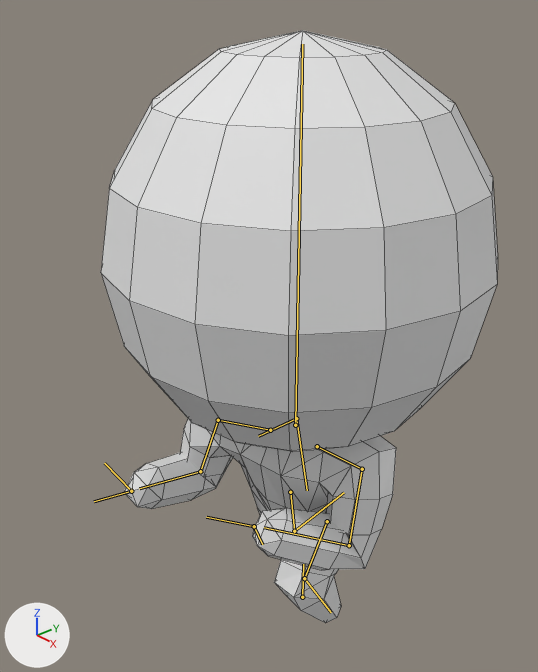
The Blender file LD 43 Project/Assets/Models/Character Parts/body.blend as it was, and as the next commit left it.
Both versions are drawn from a camera (50 mm lens) standing at (0.94, -0.908, 1.302) and looking at (-0.029, -0.079, 0.69). Every picture has the same lights, and +X, +Y and +Z are marked at lower left. Both versions are drawn at frame 1 of the action 'Jump'; the numbers are the values there. The bones that bend it are drawn over the model as lines. Mesh edges are drawn as thin lines.

Objects in the first picture: 'Circle', 'Reference Head'.
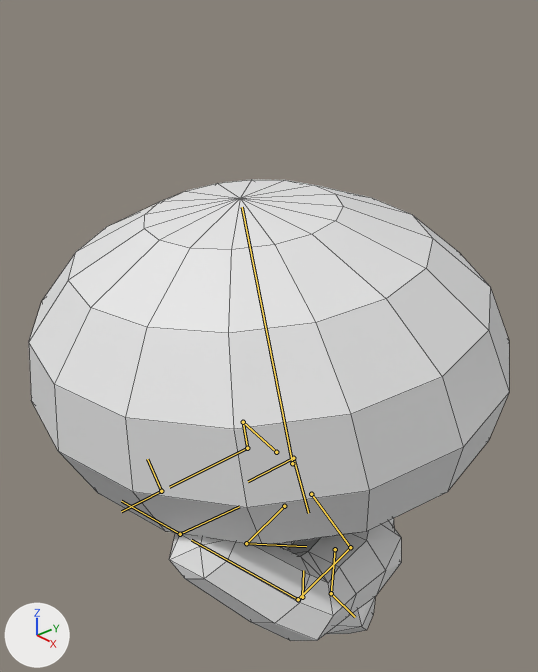
What differs and where, as boxes (x1, y1, x2, y2) in the pictures (538 x 672 px):
'Reference Head', posed (21% wider, 13% shorter)
    before: (101, 30, 498, 452)
    after: (29, 180, 509, 546)
'Circle', posed
    before: (124, 419, 396, 623)
    after: (169, 519, 401, 641)
bone 'Root', root to tip
    before: (302, 597) to (303, 564)
    after: (302, 597) to (303, 570)
bone 'Torso', root to tip
    before: (296, 418) to (307, 490)
    after: (293, 458) to (308, 513)
bone 'Shoulder_R', root to tip
    before: (270, 430) to (218, 420)
    after: (276, 452) to (243, 422)
bone 'Arm_R', root to tip
    before: (218, 420) to (200, 471)
    after: (243, 422) to (247, 448)
bone 'Forearm_R', root to tip
    before: (200, 471) to (139, 488)
    after: (247, 448) to (169, 487)
bone 'Thigh_R', root to tip
    before: (290, 492) to (294, 531)
    after: (284, 506) to (246, 543)
bone 'Shoulder_L', root to tip
    before: (317, 446) to (362, 469)
    after: (311, 494) to (350, 547)
bone 'Arm_L', root to tip
    before: (362, 469) to (349, 545)
    after: (350, 547) to (298, 599)
bone 'Forearm_L', root to tip
    before: (349, 545) to (264, 527)
    after: (298, 599) to (191, 540)
bone 'Thigh_L', root to tip
    before: (327, 521) to (304, 578)
    after: (335, 549) to (331, 593)
bone 'Leg_L', root to tip
    before: (304, 578) to (331, 612)
    after: (331, 593) to (355, 617)
bone 'Head', root to tip
    before: (295, 425) to (302, 44)
    after: (292, 463) to (242, 207)

The edits, one by one:
Bone 'Root' (bone_root) is rescaled from (1.0, 1.0, 1.0) to (1.21, 0.81, 1.21).
Bone 'Torso' (bone_torso) turns from (10, 0, 0) to (10, 9, 0) degrees about its own x, y and z.
Bone 'Torso' (bone_torso) is rescaled from (0.8, 1.0, 1.0) to (1.0, 1.0, 1.0).
Bone 'Shoulder_R' (bone_shoulder_r) moves from (-0.03, -0.007, 0.005) to (0.0, -0.007, 0.0).
Bone 'Shoulder_R' (bone_shoulder_r) turns from (4, -1, 25) to (-9, 1, -3) degrees about its own x, y and z.
Bone 'Arm_R' (bone_arm_r) turns from (-62, 16, -11) to (-55, 2, -8) degrees about its own x, y and z.
Bone 'Forearm_R' (bone_forearm_r) turns from (1, 0, 105) to (-1, 0, 67) degrees about its own x, y and z.
Bone 'Thigh_R' (bone_thigh_r) moves from (0.0, 0.0, 0.0) to (0.001, 0.007, -0.011).
Bone 'Thigh_R' (bone_thigh_r) turns from (0, 0, 0) to (-45, 7, 0) degrees about its own x, y and z.
Bone 'Shoulder_L' (bone_shoulder_l) moves from (0.0, -0.007, 0.0) to (0.015, -0.007, 0.003).
Bone 'Shoulder_L' (bone_shoulder_l) turns from (-1, 0, 5) to (3, -17, -11) degrees about its own x, y and z.
Bone 'Arm_L' (bone_arm_l) turns from (-66, -24, -19) to (14, -15, -60) degrees about its own x, y and z.
Bone 'Arm_L' (bone_arm_l) is rescaled from (1.0, 1.0, 1.0) to (1.03, 1.03, 1.03).
Bone 'Forearm_L' (bone_forearm_l) turns from (-19, -3, -102) to (17, 2, -56) degrees about its own x, y and z.
Bone 'Thigh_L' (bone_thigh_l) moves from (0.0, 0.004, -0.006) to (0.0, 0.002, -0.003).
Bone 'Thigh_L' (bone_thigh_l) turns from (-42, -2, 0) to (-16, -1, 0) degrees about its own x, y and z.
Bone 'Leg_L' (bone_leg_l) turns from (61, 4, 3) to (30, 1, -1) degrees about its own x, y and z.
Bone 'Leg_L' (bone_leg_l) is rescaled from (1.0, 1.0, 1.0) to (1.2, 0.84, 1.2).
Bone 'Head' (bone_head) turns from (0, 0, 0) to (-8, 0, 0) degrees about its own x, y and z.
Bone 'Head' (bone_head) is rescaled from (0.98, 1.03, 0.98) to (0.99, 1.01, 0.99).
